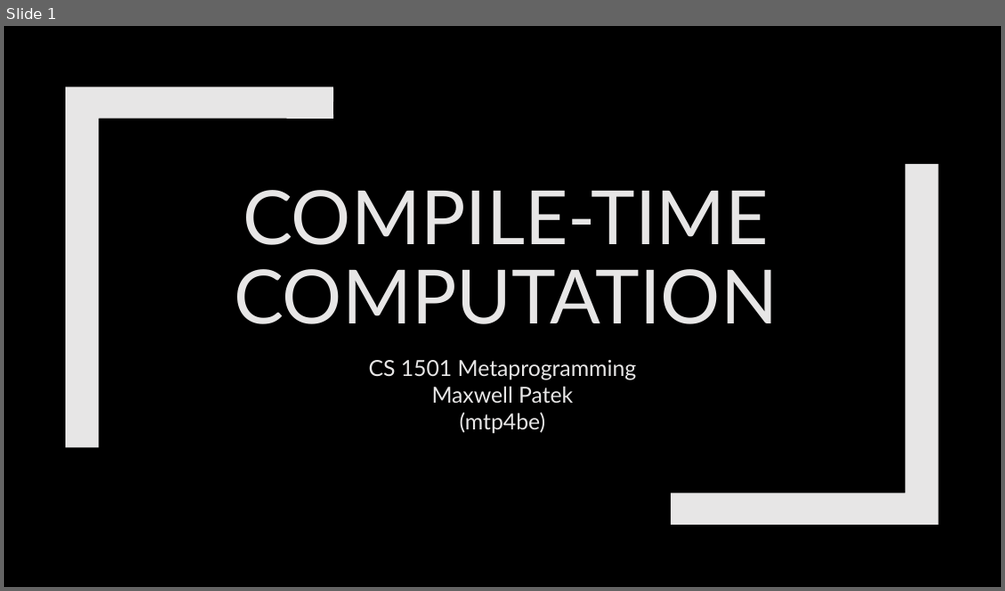
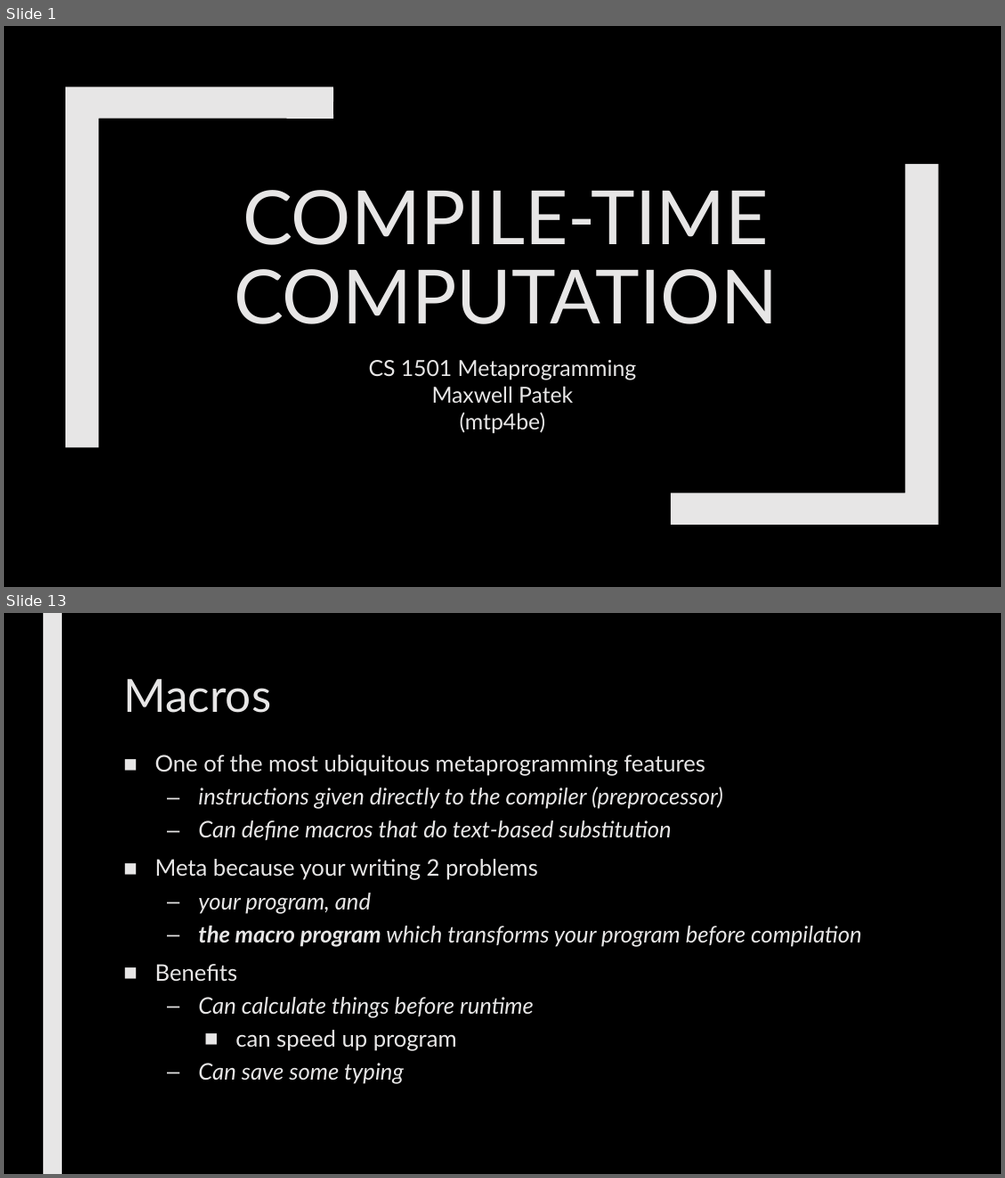
Before and after one commit to max7patek/metaprogramming, a slide deck: slides/08-CompileTimeComputation.pptx. Shown one above the other, each under a label of ours: slide 1 before the commit, slides 1 and 13 after it; the slides between them are not shown. The pictures are 1005x591 and 1005x1178 pixels, drawn with LibreOffice and Linux fonts; fonts in the diff are those of the drawing. Boxes give left, top, right and bottom in pixels: in the first picture for what was removed or moved away, otherwise in the second. Text is boxed around its words. In the diff, an @@ line names an element or a change of style, - is before the commit and + after.

```diff
--- a/slides/08-CompileTimeComputation.pptx
+++ b/slides/08-CompileTimeComputation.pptx
@@ slide 13 added at <box>4,613,1001,1174</box>, background #000000 @@
@@ rectangle added at <box>43,613,62,1174</box>, fill #E7E6E6 @@
@@ title added at <box>123,679,271,713</box>, 44 pt, text #E7E6E6 @@
+Macros
@@ text added at <box>155,755,862,1084</box>, 22 pt, text #E7E6E6, italic @@
+■ One of the most ubiquitous metaprogramming features
+  – instructions given directly to the compiler (preprocessor)
+  – Can define macros that do text-based substitution
+■ Meta because your writing 2 problems
+  – your program, and
+  – the macro program which transforms your program before compilation
+■ Benefits
+  – Can calculate things before runtime
+    ■ can speed up program
+  – Can save some typing
```
Also in this commit, not shown: 1 slide changed, 19 other slides added.
